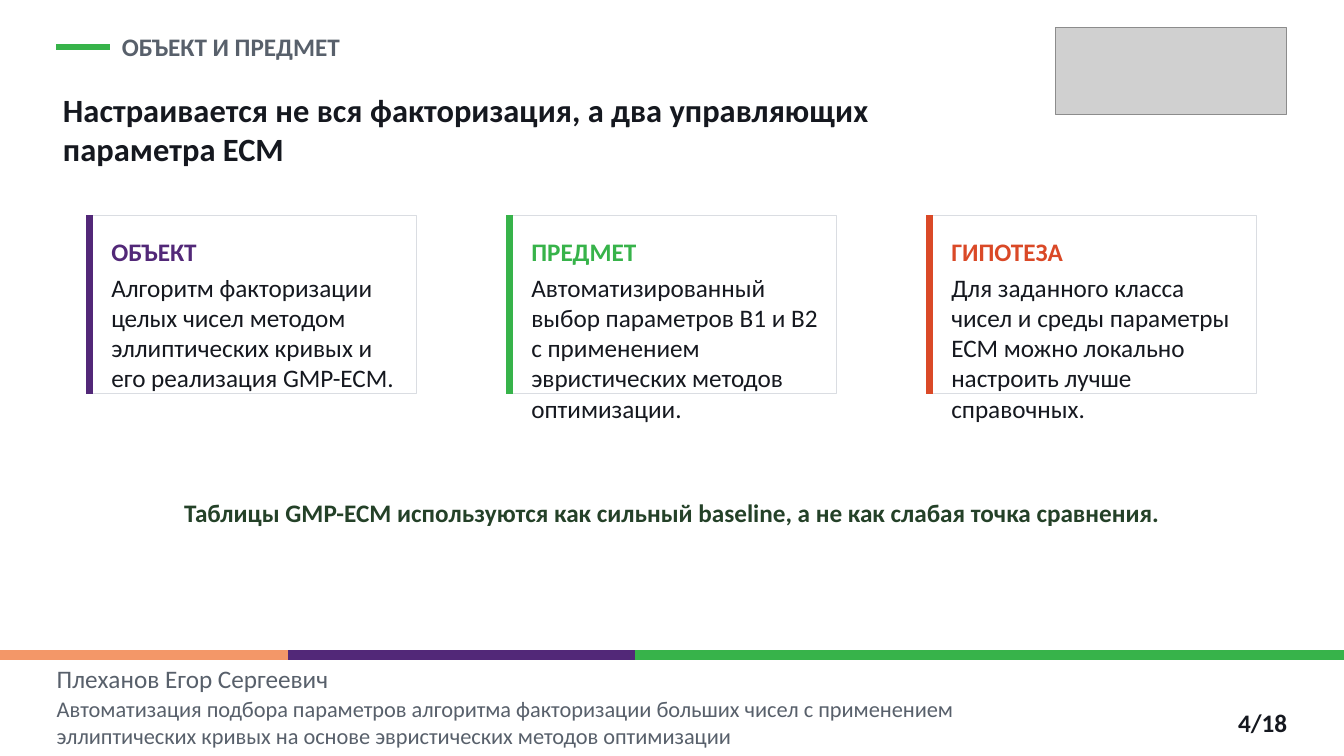
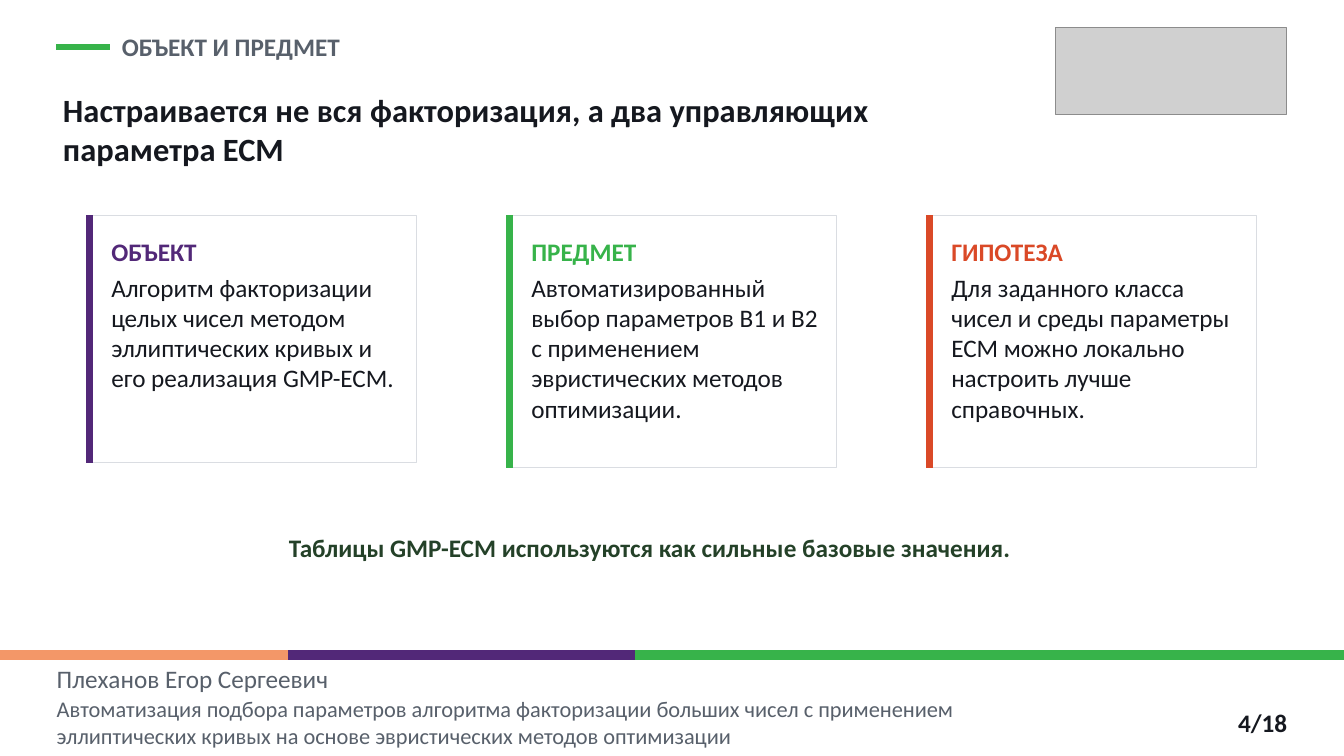
Before and after one commit to EgorPlehanov/ecm-evolutionary-optimization, a slide deck: slide 4 of REPORTS/06_thesis_defense_presentation/Plekhanov_thesis_defense_ECM_parameter_optimization_polytech.pptx. Drawn at 1344x756 pixels with LibreOffice and Linux fonts; fonts in the diff are those of the drawing; grey boxes stand for pictures. Boxes give left, top, right and bottom in pixels: in the first picture for what was removed or moved away, otherwise in the second. Text is boxed around its words. In the diff, an @@ line names an element or a change of style, - is before the commit and + after.

```diff
--- a/REPORTS/06_thesis_defense_presentation/Plekhanov_thesis_defense_ECM_parameter_optimization_polytech.pptx
+++ b/REPORTS/06_thesis_defense_presentation/Plekhanov_thesis_defense_ECM_parameter_optimization_polytech.pptx
@@ rectangle: place and size @@
-rectangle at <box>86,216,416,394</box>
+rectangle at <box>86,216,416,463</box>
@@ rectangle: place and size @@
-rectangle at <box>86,216,92,394</box>
+rectangle at <box>86,216,92,463</box>
@@ rectangle: place and size @@
-rectangle at <box>506,216,837,394</box>
+rectangle at <box>506,216,837,469</box>
@@ rectangle: place and size @@
-rectangle at <box>506,216,512,394</box>
+rectangle at <box>506,216,512,469</box>
@@ rectangle: place and size @@
-rectangle at <box>927,216,1257,394</box>
+rectangle at <box>927,216,1257,469</box>
@@ rectangle: place and size @@
-rectangle at <box>927,216,933,394</box>
+rectangle at <box>927,216,933,469</box>
@@ text at <box>289,539,1010,561</box>: text changed @@
-Таблицы GMP-ECM используются как сильный baseline, а не как слабая точка сравнения.
+Таблицы GMP-ECM используются как сильные базовые значения.
```
Also in this commit, not shown: 10 other slides changed, 3 other files.
